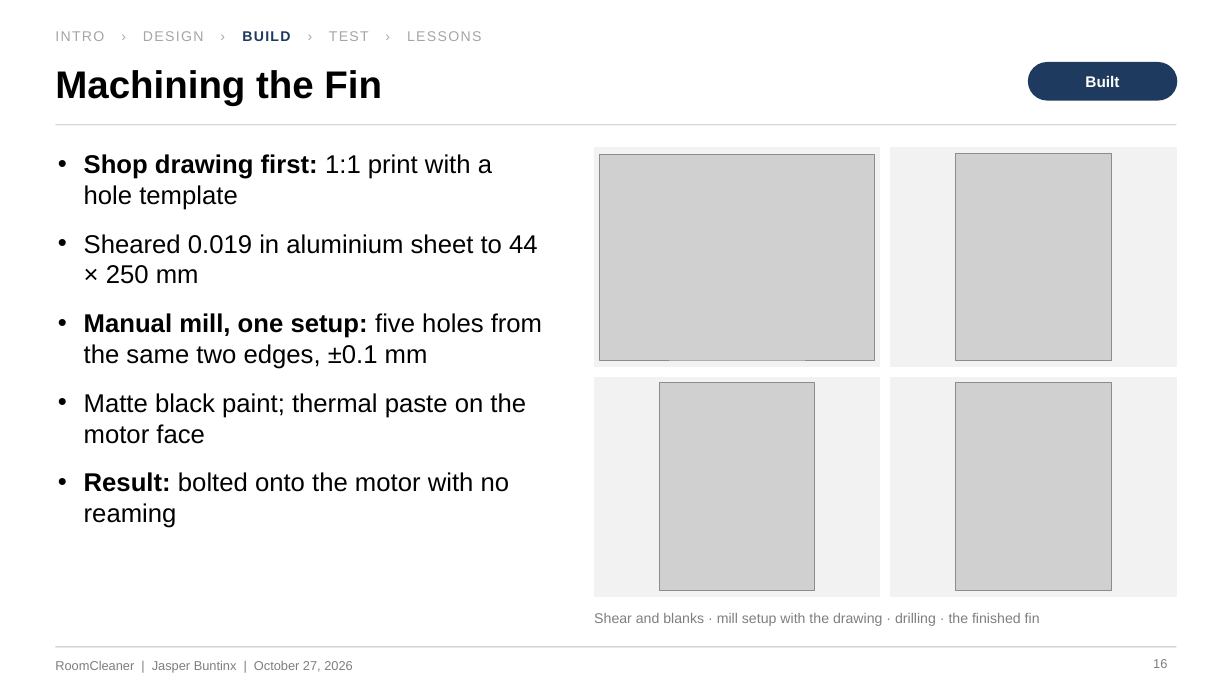
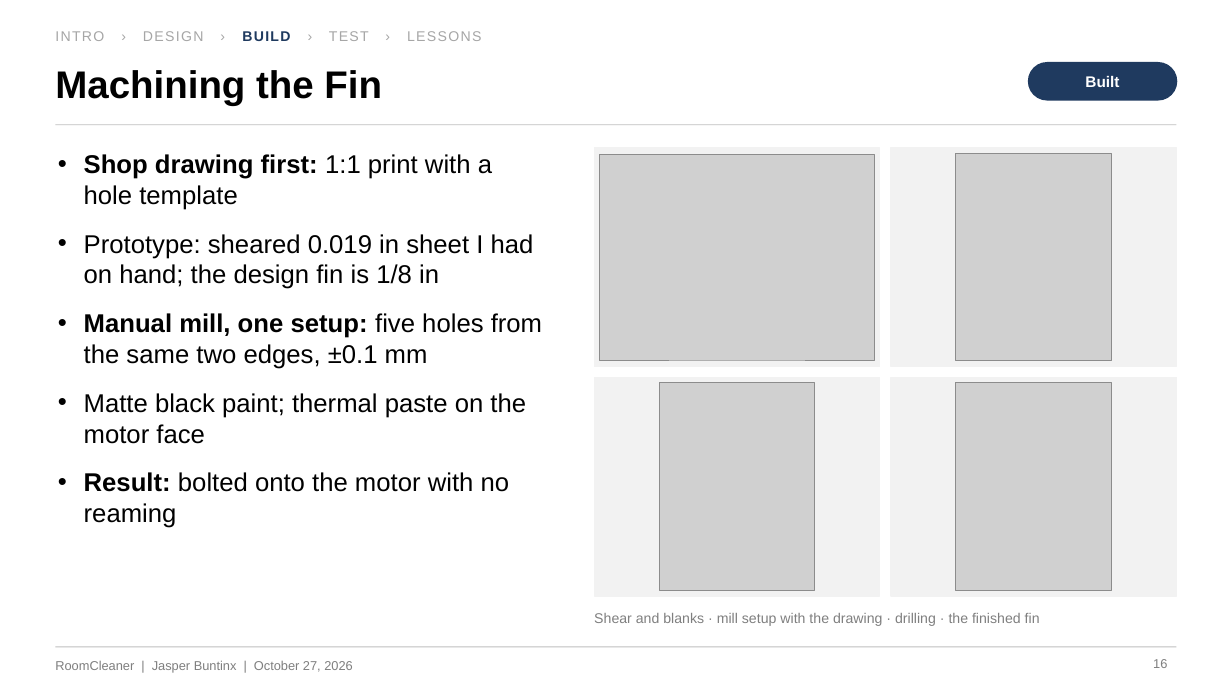
Before and after one commit to Jaspario1199/RoomCleaner, a slide deck: slide 16 of docs/presentation/deck_v5/RoomCleaner_Buntinx_Oct27_v5.pptx. Drawn at 1232x693 pixels with LibreOffice and Linux fonts; fonts in the diff are those of the drawing; grey boxes stand for pictures. Boxes give left, top, right and bottom in pixels: in the first picture for what was removed or moved away, otherwise in the second. Text is boxed around its words. In the diff, an @@ line names an element or a change of style, - is before the commit and + after.

```diff
--- a/docs/presentation/deck_v5/RoomCleaner_Buntinx_Oct27_v5.pptx
+++ b/docs/presentation/deck_v5/RoomCleaner_Buntinx_Oct27_v5.pptx
@@ text at (x1=84, y1=234, x2=534, y2=289): text changed @@
-• Sheared 0.019 in aluminium sheet to 44 × 250 mm
+• Prototype: sheared 0.019 in sheet I had on hand; the design fin is 1/8 in
```
Also in this commit, not shown: 6 other slides changed, 7 other files.
